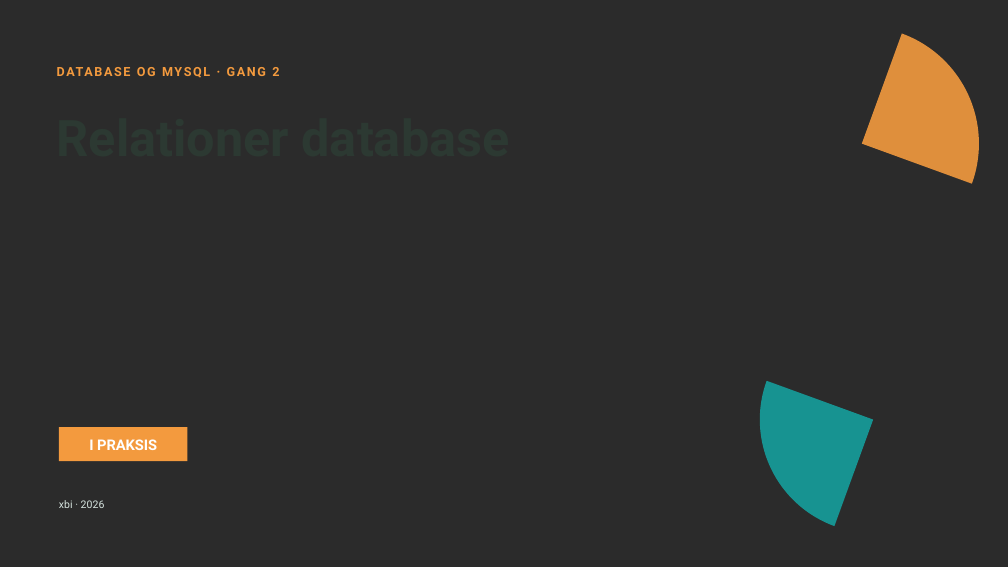
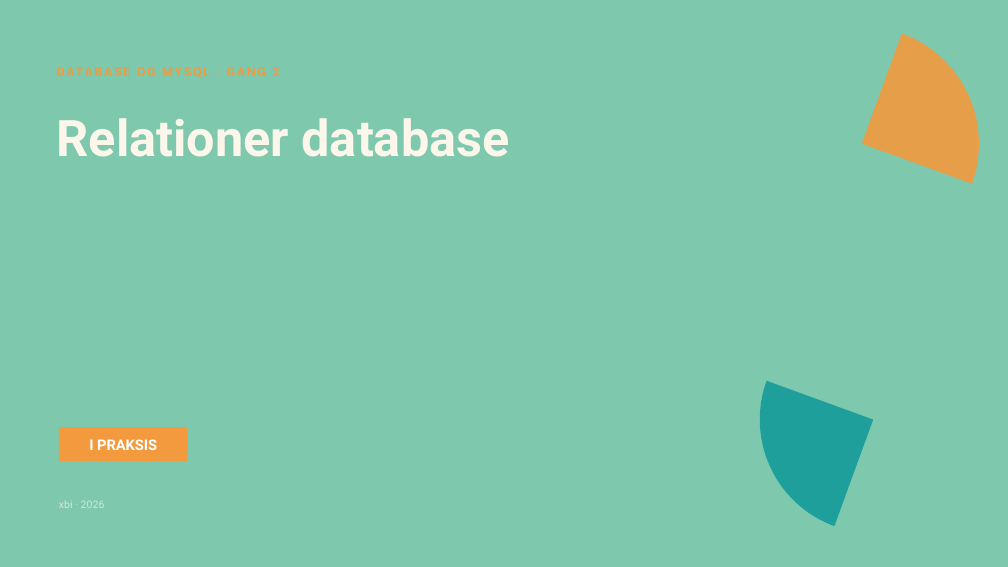
Before and after one commit to xiaoleibi/DMU26, a slide deck: slide 20 of DBPPT/DB Gang1og2.pptx (slide 21 before the commit). Drawn at 1008x567 pixels with LibreOffice and Linux fonts; fonts in the diff are those of the drawing; background and template pictures are left out; a plain dark background stands for a picture behind light text. Boxes give left, top, right and bottom in pixels: in the first picture for what was removed or moved away, otherwise in the second. Text is boxed around its words. In the diff, an @@ line names an element or a change of style, - is before the commit and + after.

```diff
--- a/DBPPT/DB Gang1og2.pptx
+++ b/DBPPT/DB Gang1og2.pptx
@@ background picture (left out) to #7EC9AE @@
@@ text "Relationer database" at (x1=57, y1=118, x2=510, y2=157): text colour #2C3932 to #FDF6EA @@
```
Also in this commit, not shown: 6 other slides changed, 4 slides added, 2 other files.
